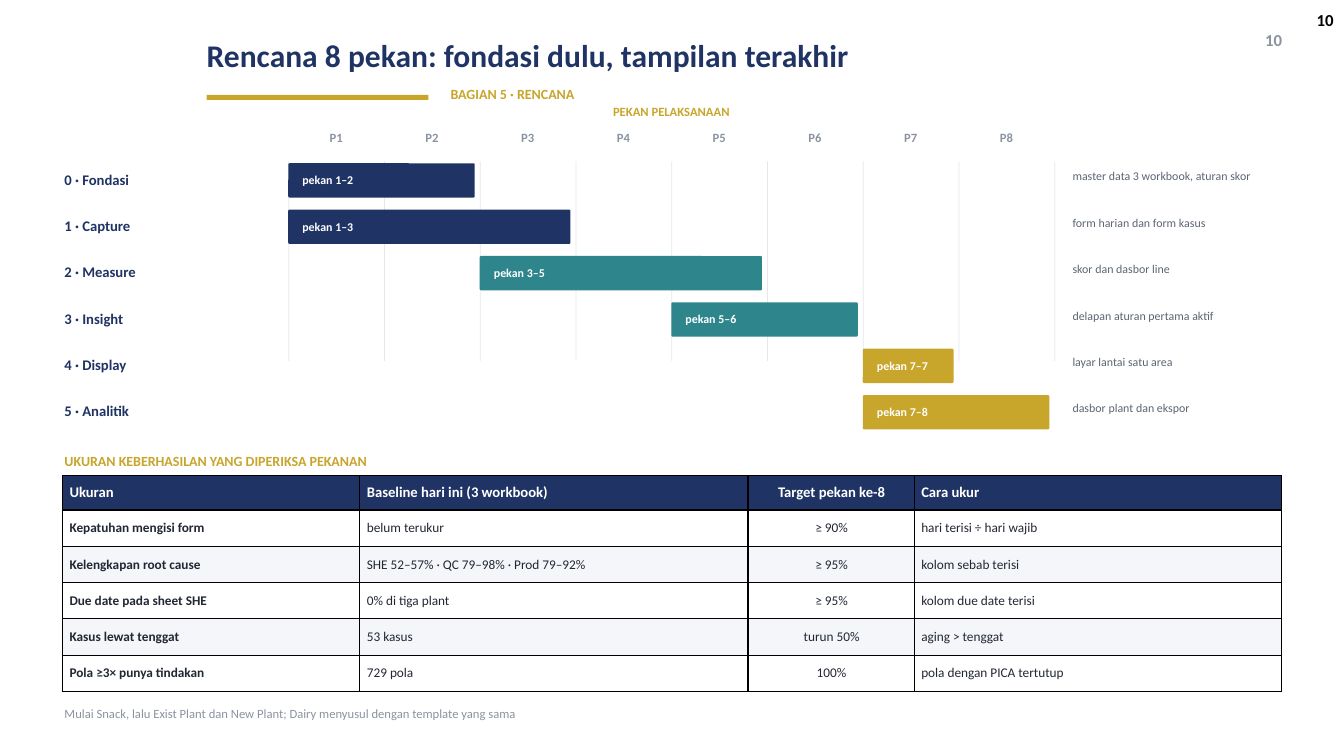
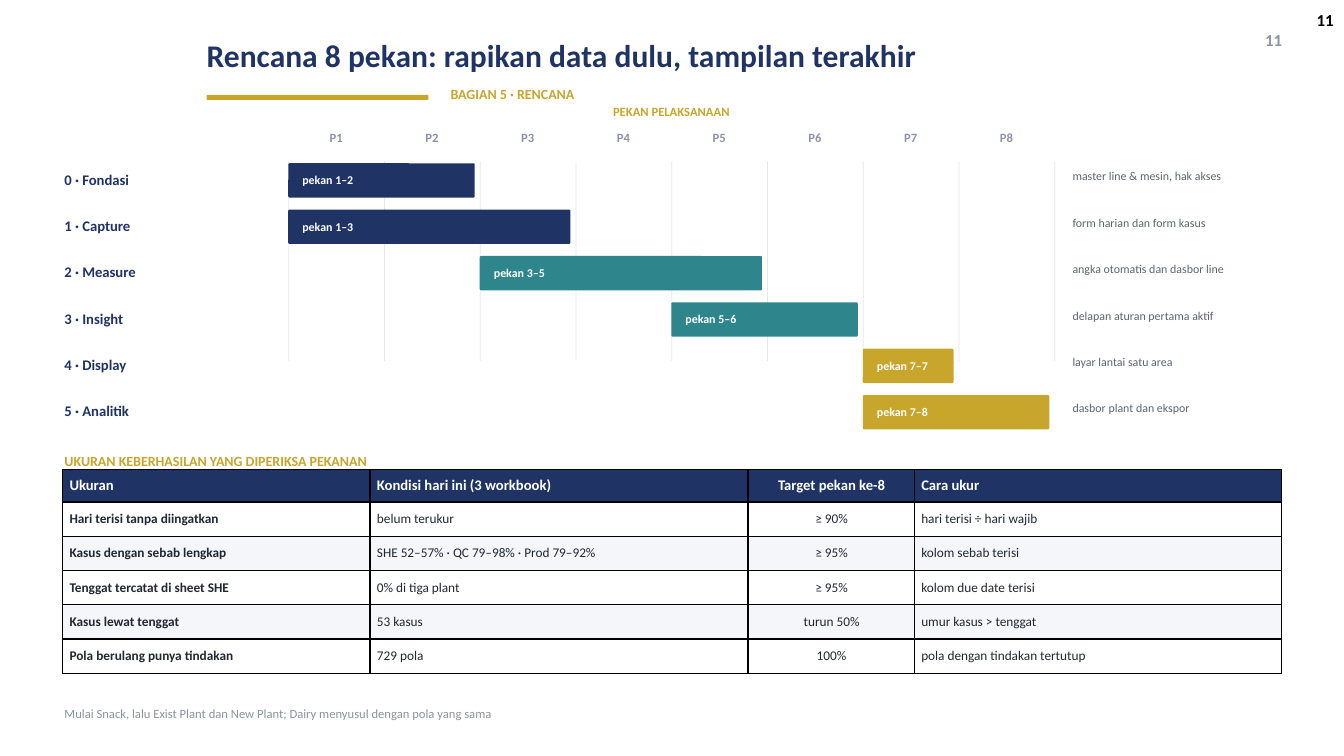
Before and after one commit to GalaxyDust/DailyMonitoringSystem_App, a slide deck: slide 11 of docs/DMS_Digitalisasi_v1.pptx (slide 10 before the commit). Drawn at 1344x756 pixels with LibreOffice and Linux fonts; fonts in the diff are those of the drawing; background and template pictures are left out. Boxes give left, top, right and bottom in pixels: in the first picture for what was removed or moved away, otherwise in the second. Text is boxed around its words. In the diff, an @@ line names an element or a change of style, - is before the commit and + after.

```diff
--- a/docs/DMS_Digitalisasi_v1.pptx
+++ b/docs/DMS_Digitalisasi_v1.pptx
@@ page number at (1317, 15, 1334, 26): text changed @@
-10
+11
@@ title at (207, 45, 916, 72): text changed @@
-Rencana 8 pekan: fondasi dulu, tampilan terakhir
+Rencana 8 pekan: rapikan data dulu, tampilan terakhir
@@ text at (1265, 35, 1282, 46): text changed @@
-10
+11
@@ text at (1073, 172, 1221, 181): text changed @@
-master data 3 workbook, aturan skor
+master line & mesin, hak akses
@@ text at (1073, 265, 1224, 275): text changed @@
-skor dan dasbor line
+angka otomatis dan dasbor line
@@ table at (63, 470, 1281, 674) @@
-row 1, column 2: Baseline hari ini (3 workbook)
+row 1, column 2: Kondisi hari ini (3 workbook)
-row 2, column 1: Kepatuhan mengisi form
+row 2, column 1: Hari terisi tanpa diingatkan
-row 3, column 1: Kelengkapan root cause
+row 3, column 1: Kasus dengan sebab lengkap
-row 4, column 1: Due date pada sheet SHE
+row 4, column 1: Tenggat tercatat di sheet SHE
-row 5, column 4: aging > tenggat
+row 5, column 4: umur kasus > tenggat
-row 6, column 1: Pola ≥3× punya tindakan
+row 6, column 1: Pola berulang punya tindakan
-row 6, column 4: pola dengan PICA tertutup
+row 6, column 4: pola dengan tindakan tertutup
@@ table: place and size @@
-table at (63, 476, 1281, 692)
+table at (63, 470, 1281, 674)
@@ text at (64, 709, 491, 720): text changed @@
-Mulai Snack, lalu Exist Plant dan New Plant; Dairy menyusul dengan template yang sama
+Mulai Snack, lalu Exist Plant dan New Plant; Dairy menyusul dengan pola yang sama
```
Also in this commit, not shown: 10 other slides changed, 2 slides added, 2 slides removed, 1 other file.
